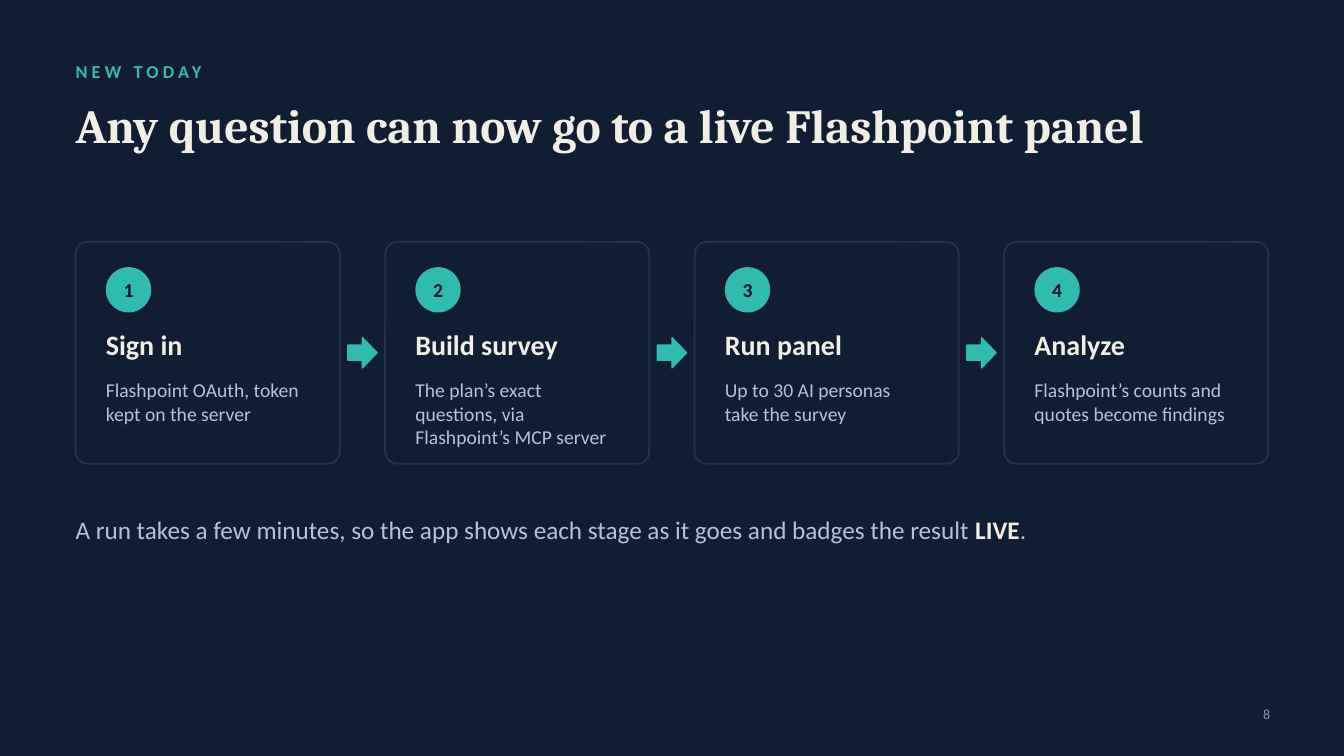
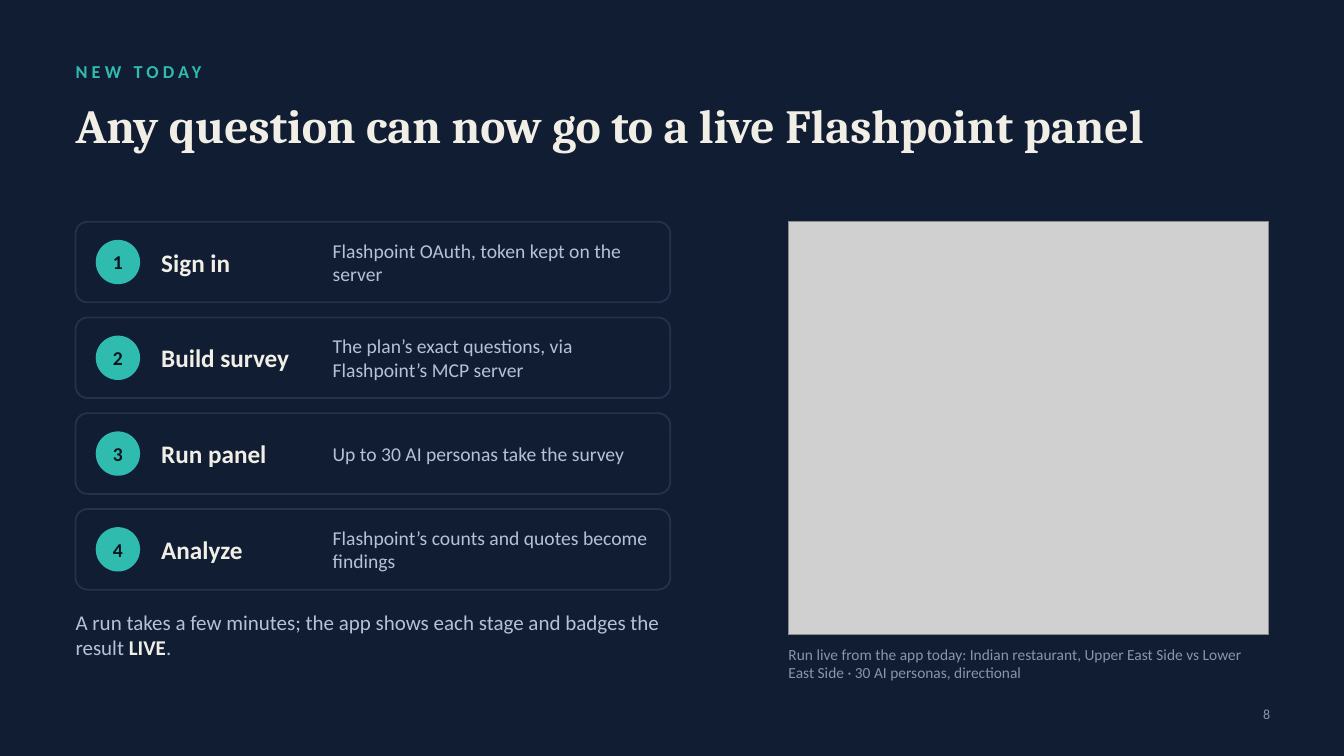
Before and after one commit to naringrekarchinmay/blindspot-ai, a slide deck: slide 8 of docs/presentation/BlindSpot-AI-pitch.pptx. Drawn at 1344x756 pixels with LibreOffice and Linux fonts; fonts in the diff are those of the drawing; grey boxes stand for pictures. Boxes give left, top, right and bottom in pixels: in the first picture for what was removed or moved away, otherwise in the second. Text is boxed around its words. In the diff, an @@ line names an element or a change of style, - is before the commit and + after.

```diff
--- a/docs/presentation/BlindSpot-AI-pitch.pptx
+++ b/docs/presentation/BlindSpot-AI-pitch.pptx
@@ rounded rectangle resized from (x1=76, y1=242, x2=340, y2=464) to (x1=76, y1=222, x2=670, y2=302) @@
@@ rounded rectangle at (x1=76, y1=222, x2=670, y2=302): proportions changed @@
@@ text "Sign in" moved from (x1=106, y1=335, x2=183, y2=360) to (x1=161, y1=254, x2=230, y2=277) @@
@@ text "Flashpoint OAuth, token kept on ..." moved from (x1=106, y1=383, x2=299, y2=424) to (x1=333, y1=244, x2=621, y2=281) @@
@@ picture added at (x1=788, y1=222, x2=1268, y2=635) @@
@@ text "1" moved from (x1=124, y1=284, x2=134, y2=297) to (x1=113, y1=256, x2=123, y2=269) @@
@@ ellipse moved from (x1=106, y1=267, x2=151, y2=313) to (x1=96, y1=240, x2=140, y2=284) @@
@@ rounded rectangle removed at (x1=695, y1=242, x2=959, y2=464) @@
@@ rounded rectangle removed at (x1=1004, y1=242, x2=1268, y2=464) @@
@@ rounded rectangle at (x1=76, y1=318, x2=670, y2=398): proportions changed @@
@@ rounded rectangle resized from (x1=385, y1=242, x2=649, y2=464) to (x1=76, y1=318, x2=670, y2=398) @@
@@ text "Build survey" moved from (x1=415, y1=335, x2=558, y2=360) to (x1=161, y1=349, x2=289, y2=371) @@
@@ text "The plan’s exact questions, via ..." moved from (x1=415, y1=383, x2=606, y2=447) to (x1=333, y1=339, x2=573, y2=380) @@
@@ text "2" moved from (x1=433, y1=284, x2=443, y2=297) to (x1=113, y1=352, x2=123, y2=365) @@
@@ ellipse moved from (x1=725, y1=267, x2=770, y2=313) to (x1=96, y1=336, x2=140, y2=380) @@
@@ right arrow removed at (x1=348, y1=338, x2=377, y2=368) @@
@@ right arrow removed at (x1=657, y1=338, x2=687, y2=368) @@
@@ right arrow removed at (x1=967, y1=338, x2=996, y2=368) @@
@@ rounded rectangle added at (x1=76, y1=413, x2=670, y2=494), fill #111D33, outline #24324D 1.25 pt @@
@@ text "Run panel" moved from (x1=725, y1=335, x2=842, y2=360) to (x1=161, y1=445, x2=266, y2=467) @@
@@ text "Up to 30 AI personas ..." moved from (x1=725, y1=384, x2=890, y2=424) to (x1=333, y1=447, x2=624, y2=464) @@
@@ text "3" moved from (x1=743, y1=284, x2=753, y2=297) to (x1=113, y1=448, x2=123, y2=461) @@
@@ ellipse moved from (x1=1034, y1=267, x2=1080, y2=313) to (x1=96, y1=432, x2=140, y2=476) @@
@@ rounded rectangle added at (x1=76, y1=509, x2=670, y2=590), fill #111D33, outline #24324D 1.25 pt @@
@@ size 20 to 18 pt; vertical alignment top to middle in 4 elements at (x1=161, y1=254, x2=230, y2=277), (x1=161, y1=349, x2=289, y2=371), (x1=161, y1=445, x2=266, y2=467), (x1=161, y1=541, x2=242, y2=563) @@
@@ text "Analyze" moved from (x1=1034, y1=335, x2=1125, y2=360) to (x1=161, y1=541, x2=242, y2=563) @@
@@ vertical alignment top to middle in 4 elements at (x1=333, y1=244, x2=621, y2=281), (x1=333, y1=339, x2=573, y2=380), (x1=333, y1=447, x2=624, y2=464), (x1=333, y1=531, x2=647, y2=572) @@
@@ text "Flashpoint’s counts and quotes become ..." moved from (x1=1034, y1=383, x2=1225, y2=425) to (x1=333, y1=531, x2=647, y2=572) @@
@@ text "4" moved from (x1=1052, y1=284, x2=1062, y2=297) to (x1=113, y1=544, x2=123, y2=557) @@
@@ ellipse moved from (x1=415, y1=267, x2=461, y2=313) to (x1=96, y1=527, x2=140, y2=572) @@
@@ text at (x1=76, y1=615, x2=658, y2=655): text changed; size 18 to 15 pt @@
-A run takes a few minutes, so the app shows each stage as it goes and badges the result LIVE.
+A run takes a few minutes; the app shows each stage and badges the result LIVE.
@@ text added at (x1=788, y1=649, x2=1242, y2=680), 11 pt, text #8796AD @@
+Run live from the app today: Indian restaurant, Upper East Side vs Lower East Side · 30 AI personas, directional
```
Also in this commit, not shown: 2 other slides changed, 1 slide added, 9 other files.
